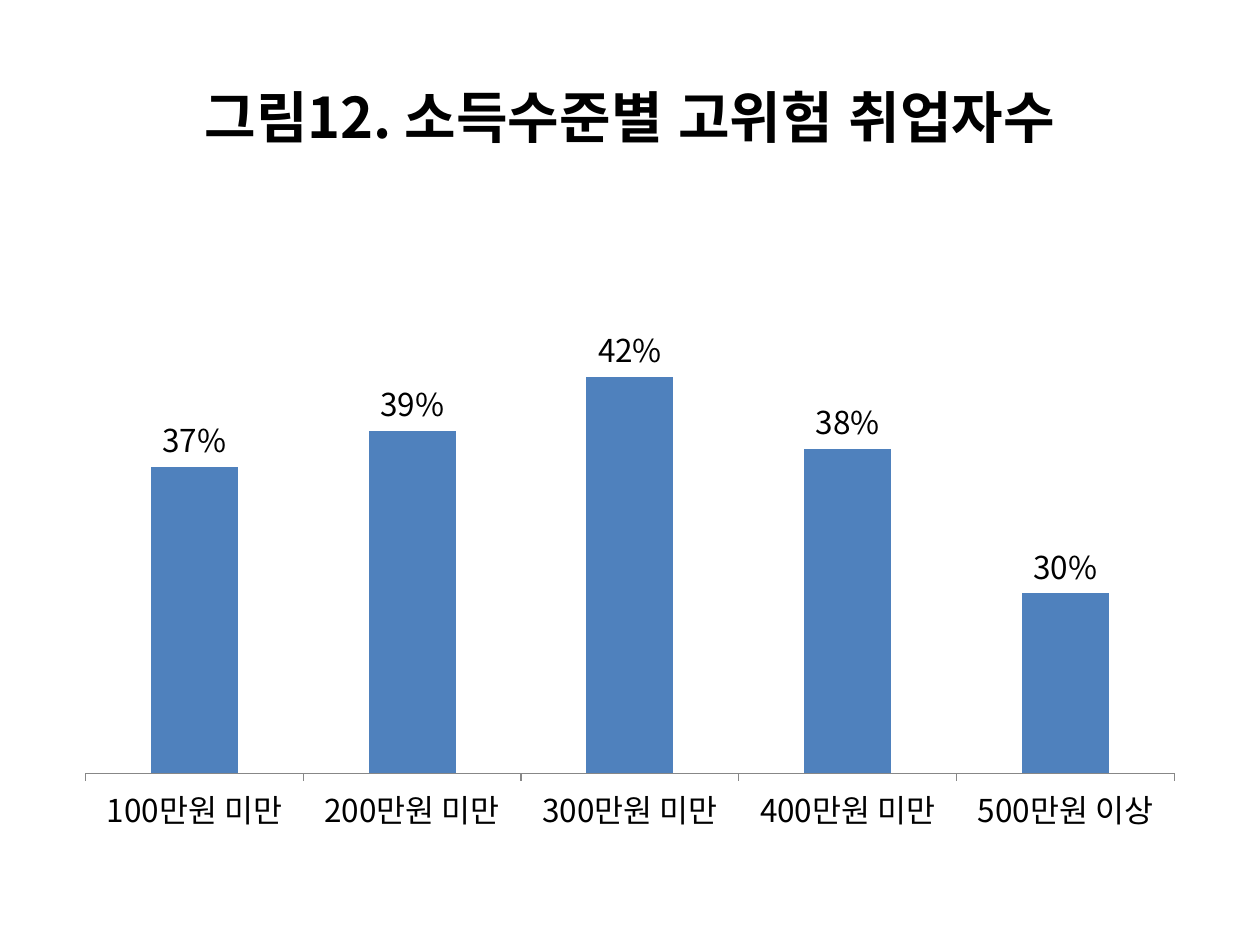
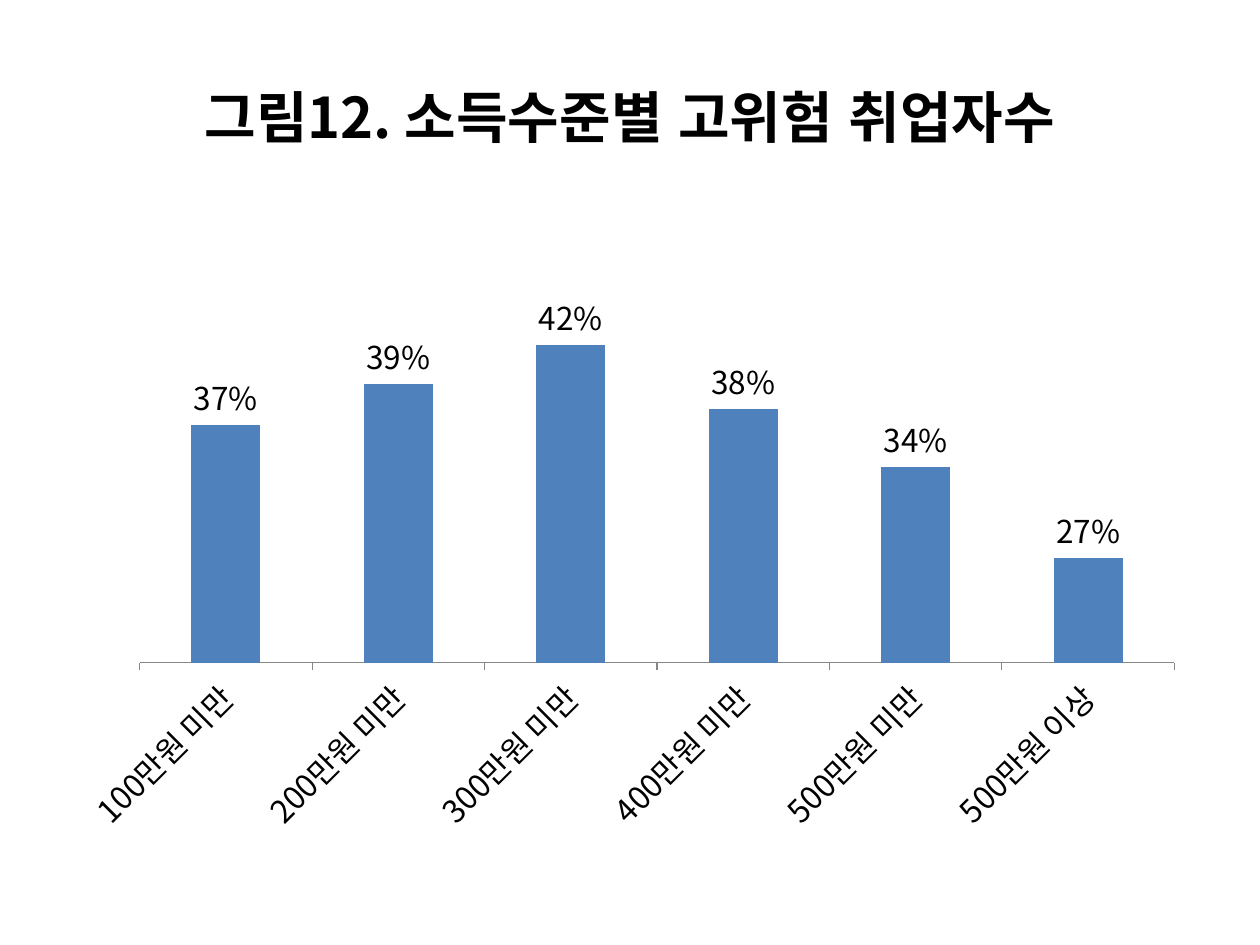
Before and after one commit to externalbrainlab/externalbrainlab.github.io, a slide deck: slide 12 of ppt/그림_인공지능_일자리.pptx. Drawn at 1260x945 pixels with LibreOffice and Linux fonts; fonts in the diff are those of the drawing. Boxes give left, top, right and bottom in pixels: in the first picture for what was removed or moved away, otherwise in the second. Text is boxed around its words. In the diff, an @@ line names an element or a change of style, - is before the commit and + after.

```diff
--- a/ppt/그림_인공지능_일자리.pptx
+++ b/ppt/그림_인공지능_일자리.pptx
@@ column chart at (63,220,1197,844) @@
-categories: 100만원 미만, 200만원 미만, 300만원 미만, 400만원 미만, 500만원 이상
+categories: 100만원 미만, 200만원 미만, 300만원 미만, 400만원 미만, 500만원 미만, 500만원 이상
-Series 1: 0.37, 0.39, 0.42, 0.38, 0.3
+Series 1: 0.37, 0.39, 0.42, 0.38, 0.34, 0.27
```
Also in this commit, not shown: 6 other files.
